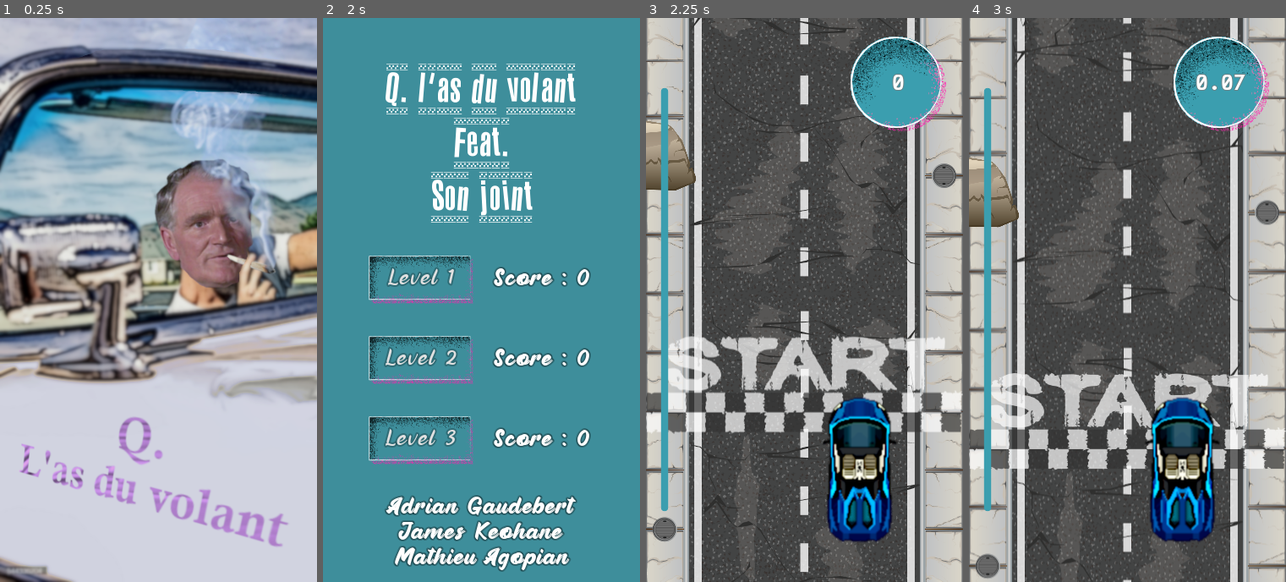
Above: before the commit, frames 1-4 (left to right).
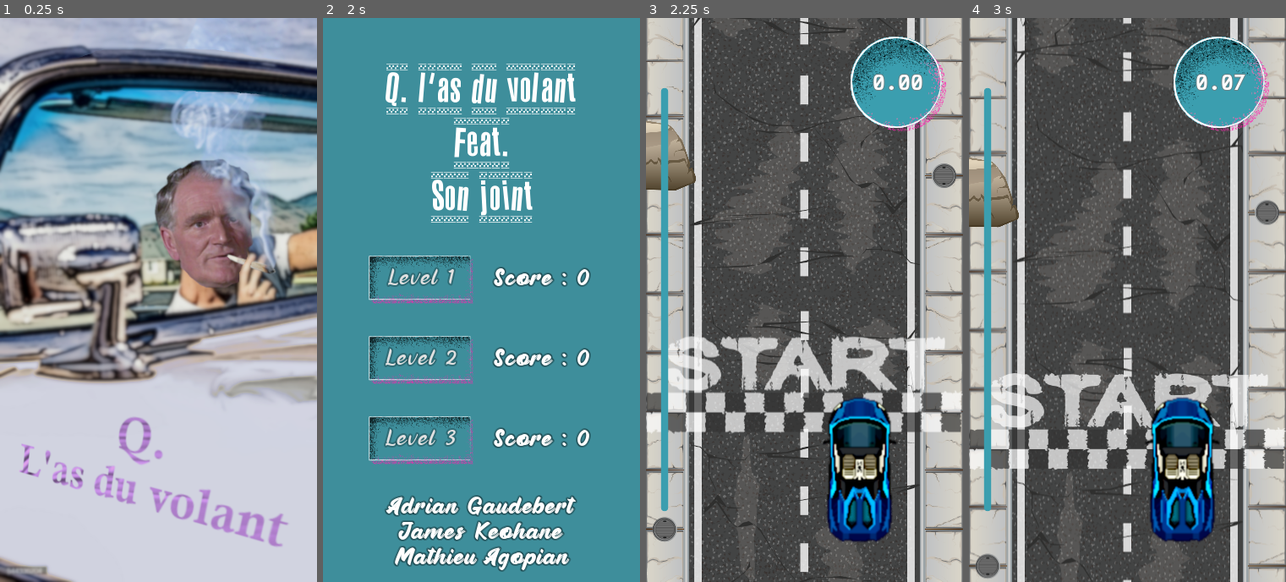
Above: after the commit, the same moments.

Repository: adngdb/coopjam
Game: Godot game, scene res://GUI/StartScreen/StartScreen.tscn
Two runs of this game, one before a commit and one after it. Both use one fixed random seed, a clock stepped at 60 frames per second and the inputs below.
Inputs (mouse positions are in pixels of both pictures, inside the frame that each line leads up to):
- Up to frame 1 (0.25 s): no input
- Up to frame 2 (2 s): tap Enter at 0.5 s; move the mouse to (551, 271) at 0.52 s; hold Right (ui_right) 0.53-1.28 s; click (551, 271) at 0.6 s; tap Space at 1.25 s; move the mouse to (418, 328) at 1.27 s; hold Left (ui_left) from 1.28 s (still down); click (418, 328) at 1.35 s
- Up to frame 3 (2.25 s): release Left (ui_left) at 2 s; click "Level 1" at 2 s
- Up to frame 4 (3 s): tap Enter at 2.75 s; move the mouse to (1159, 175) at 2.77 s; hold Right (ui_right) from 2.78 s (still down); click (1159, 175) at 2.85 s

Frames 1-2 are identical in both runs. In frame 3, 0.3% of the frame differs, in the area x 71-88%, y 9-13%; in frame 4, nothing differs.

Commit message:
Set chrono text to a fixed number of decimals.

Diff:
--- a/Qlas/GUI/UIComponents/Chrono.gd
+++ b/Qlas/GUI/UIComponents/Chrono.gd
@@ -2,5 +2,4 @@
 
 
 func _process(delta):
-	var t = stepify(GameS.time_in_level, 0.01)
-	$TextureRect/Label.text = str(t)
+	$TextureRect/Label.text = "%.2f" % GameS.time_in_level
